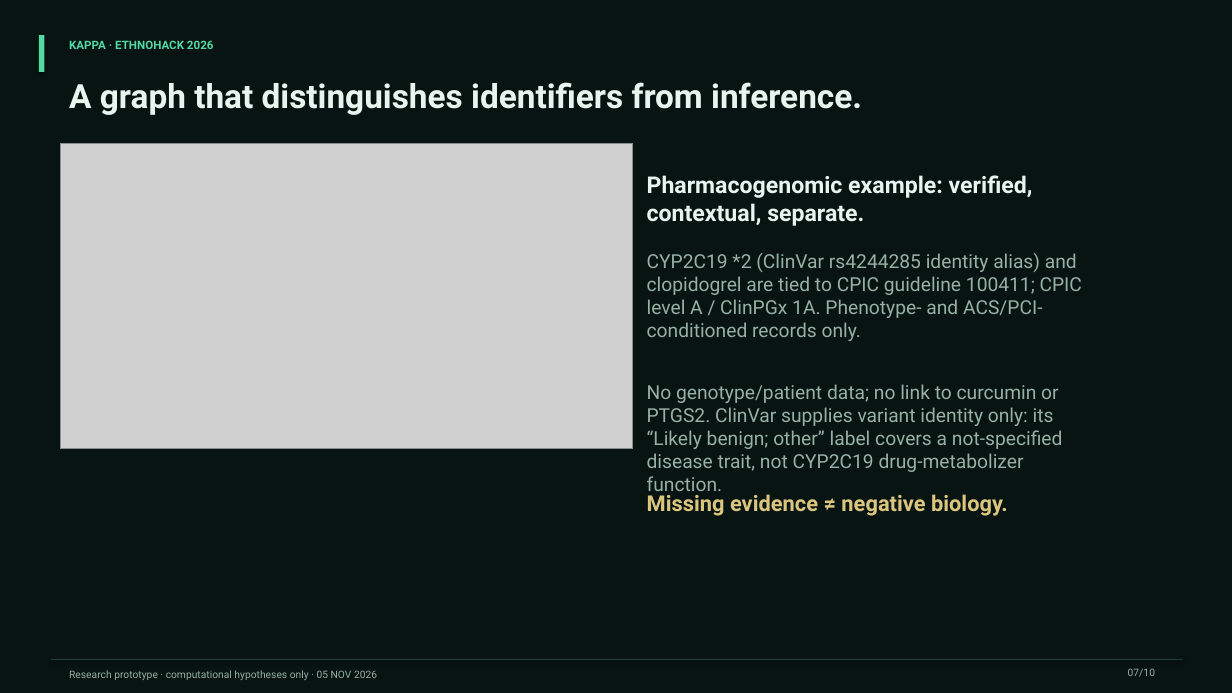
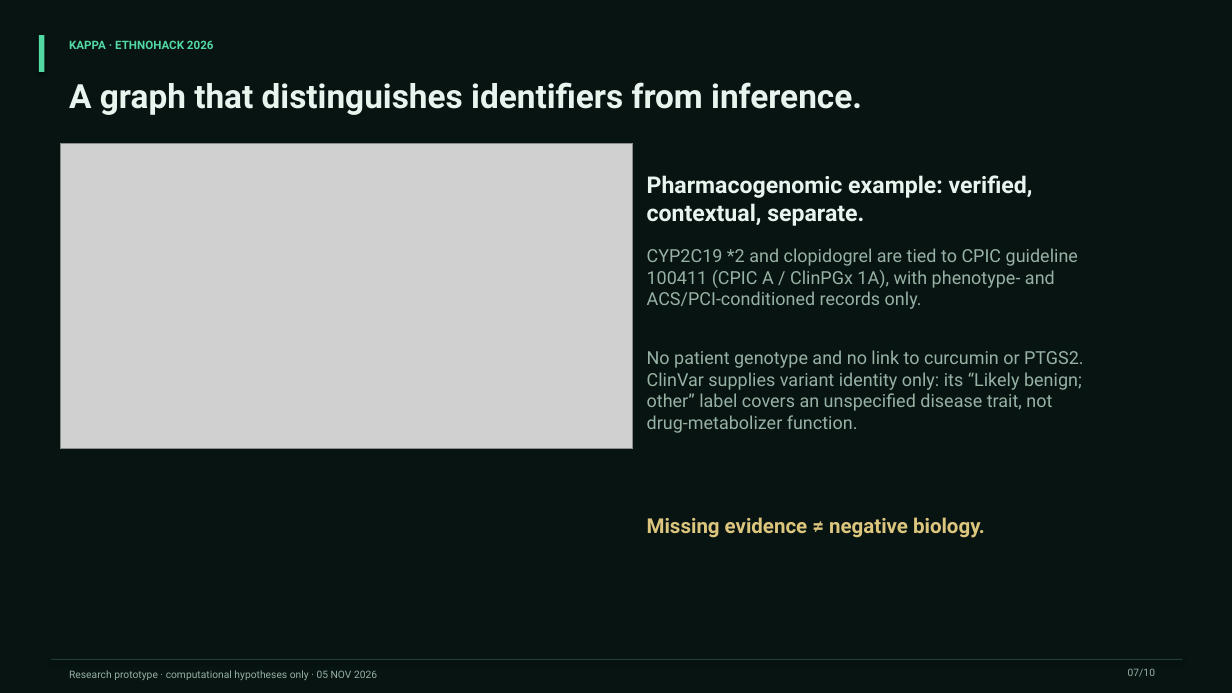
Before and after one commit to AdemolaTolulope/kappa-ethnohack2026, a slide deck: slide 7 of presentation/KAPPA_pitch_deck.pptx. Drawn at 1232x693 pixels with LibreOffice and Linux fonts; fonts in the diff are those of the drawing; grey boxes stand for pictures. Boxes give left, top, right and bottom in pixels: in the first picture for what was removed or moved away, otherwise in the second. Text is boxed around its words. In the diff, an @@ line names an element or a change of style, - is before the commit and + after.

Commit message:
Render and fix deck layout, add release checklist and verified submission bundle

```diff
--- a/presentation/KAPPA_pitch_deck.pptx
+++ b/presentation/KAPPA_pitch_deck.pptx
@@ text at <box>647,248,1084,429</box>: text changed; size 15 to 14 pt @@
-CYP2C19 *2 (ClinVar rs4244285 identity alias) and clopidogrel are tied to CPIC guideline 100411; CPIC level A / ClinPGx 1A. Phenotype- and ACS/PCI-conditioned records only.
-No genotype/patient data; no link to curcumin or PTGS2. ClinVar supplies variant identity only: its “Likely benign; other” label covers a not-specified disease trait, not CYP2C19 drug-metabolizer function.
+CYP2C19 *2 and clopidogrel are tied to CPIC guideline 100411 (CPIC A / ClinPGx 1A), with phenotype- and ACS/PCI-conditioned records only.
+No patient genotype and no link to curcumin or PTGS2. ClinVar supplies variant identity only: its “Likely benign; other” label covers an unspecified disease trait, not drug-metabolizer function.
@@ text "Missing evidence ≠ negative biology.": place and size @@
-text "Missing evidence ≠ negative biology." at <box>647,494,1008,516</box>
+text "Missing evidence ≠ negative biology." at <box>647,517,985,538</box>
@@ text "Missing evidence ≠ negative biology." at <box>647,517,985,538</box>: size 17 to 16 pt @@
```
Also in this commit, not shown: 3 other slides changed, 18 other files.
